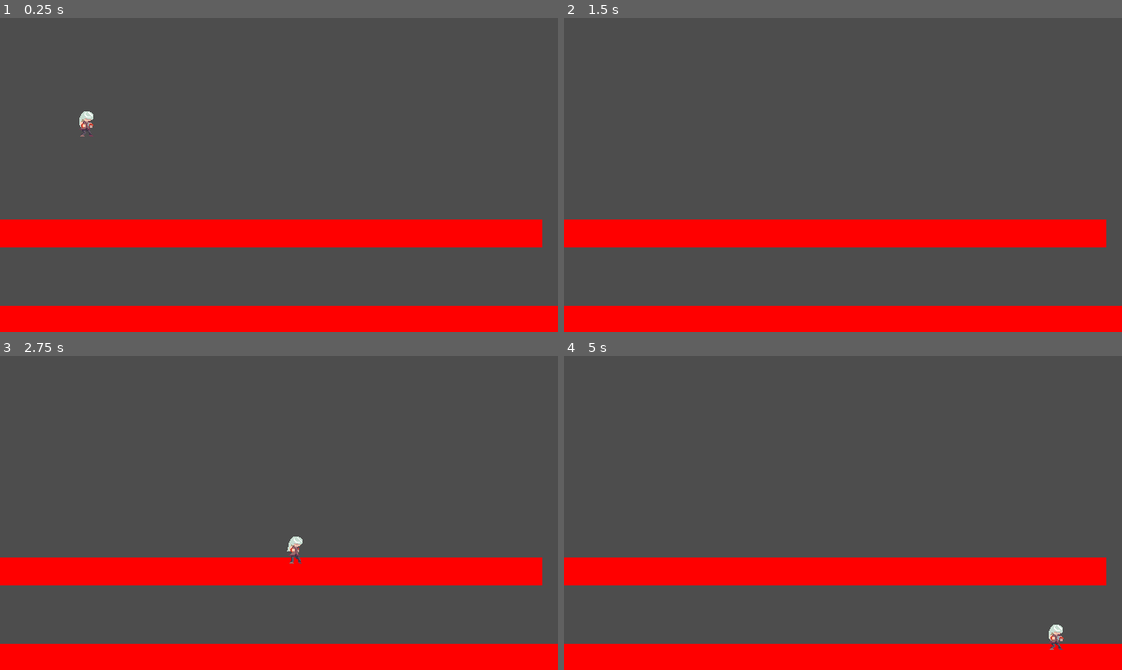
Above: before the commit, frames 1-4 (two rows, left to right).
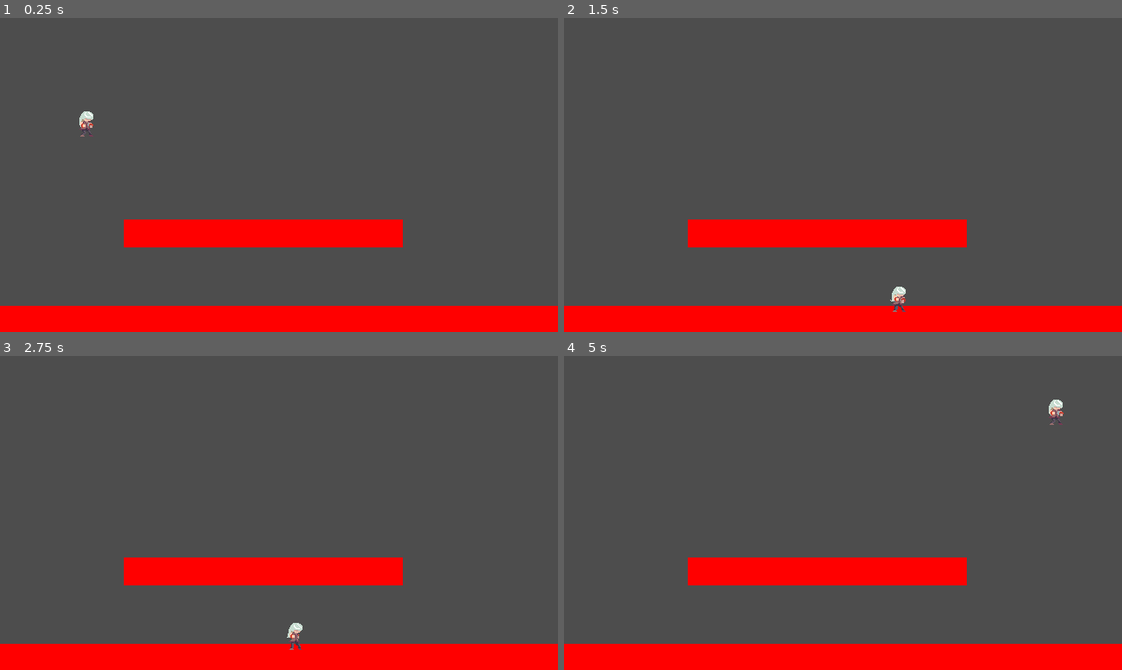
Above: after the commit, the same moments.

Repository: ChrisFlanOrg/Untitled-Fighting-Game
Game: Godot game, scene res://main.tscn
The game is run twice, just before and just after one commit, with the same random seed, the same clock (stepped at 60 frames per second) and the same inputs.
Inputs:
- Up to frame 1 (0.25 s): no input
- Up to frame 2 (1.5 s): tap Enter (ui_accept) at 0.5, 0.77 s; hold Right (ui_right) from 0.53 s (still down)
- Up to frame 3 (2.75 s): tap Enter (ui_accept) at 1.52 s; release Right (ui_right) at 2.03 s; hold Left (ui_left) from 2.03 s (still down)
- Up to frame 4 (5 s): release Left (ui_left) at 2.78 s; hold Right (ui_right) 2.78-4.28 s; tap Enter (ui_accept) at 3.02, 3.77, 4.25, 4.52 s; hold Left (ui_left) from 4.28 s (still down)

The runs differ from the first frame. In frame 1, 4.2% of the frame differs, in the area x 0-98%, y 64-74%; in frame 2, 4.3%; in frame 3, 4.5%; in frame 4, 4.5%, in the area x 0-98%, y 13-94%.

Commit message:
Shortened platform

Diff:
--- a/platform.tscn
+++ b/platform.tscn
@@ -12,9 +12,9 @@
 [node name="Platform" type="StaticBody2D"]
 
 [node name="Sprite2D" type="Sprite2D" parent="."]
-scale = Vector2(10, 0.5)
+scale = Vector2(5, 0.5)
 texture = SubResource("GradientTexture2D_feg5i")
 
 [node name="CollisionShape2D" type="CollisionShape2D" parent="."]
-scale = Vector2(3.25, 0.5)
+scale = Vector2(1.7, 0.5)
 shape = SubResource("RectangleShape2D_7ixcw")
